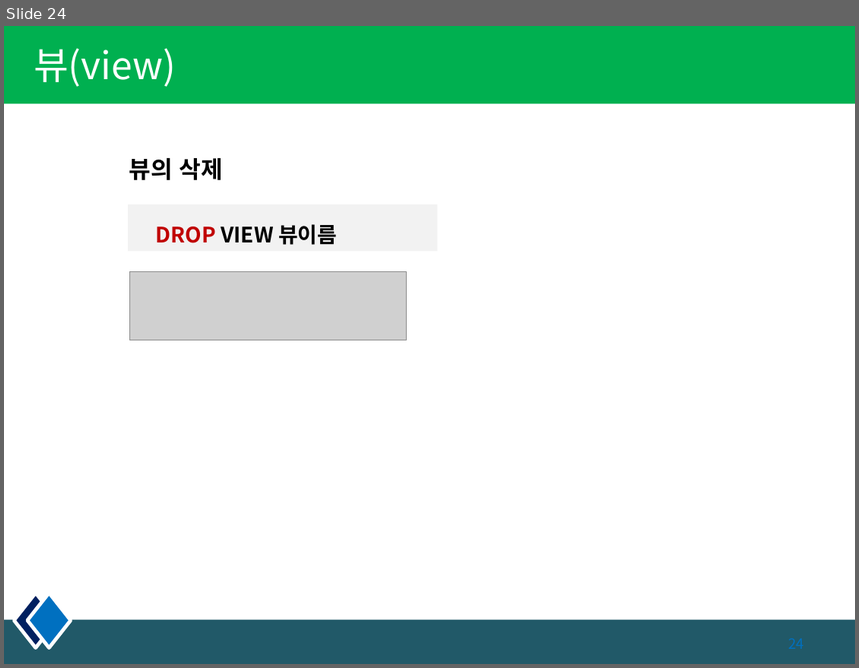
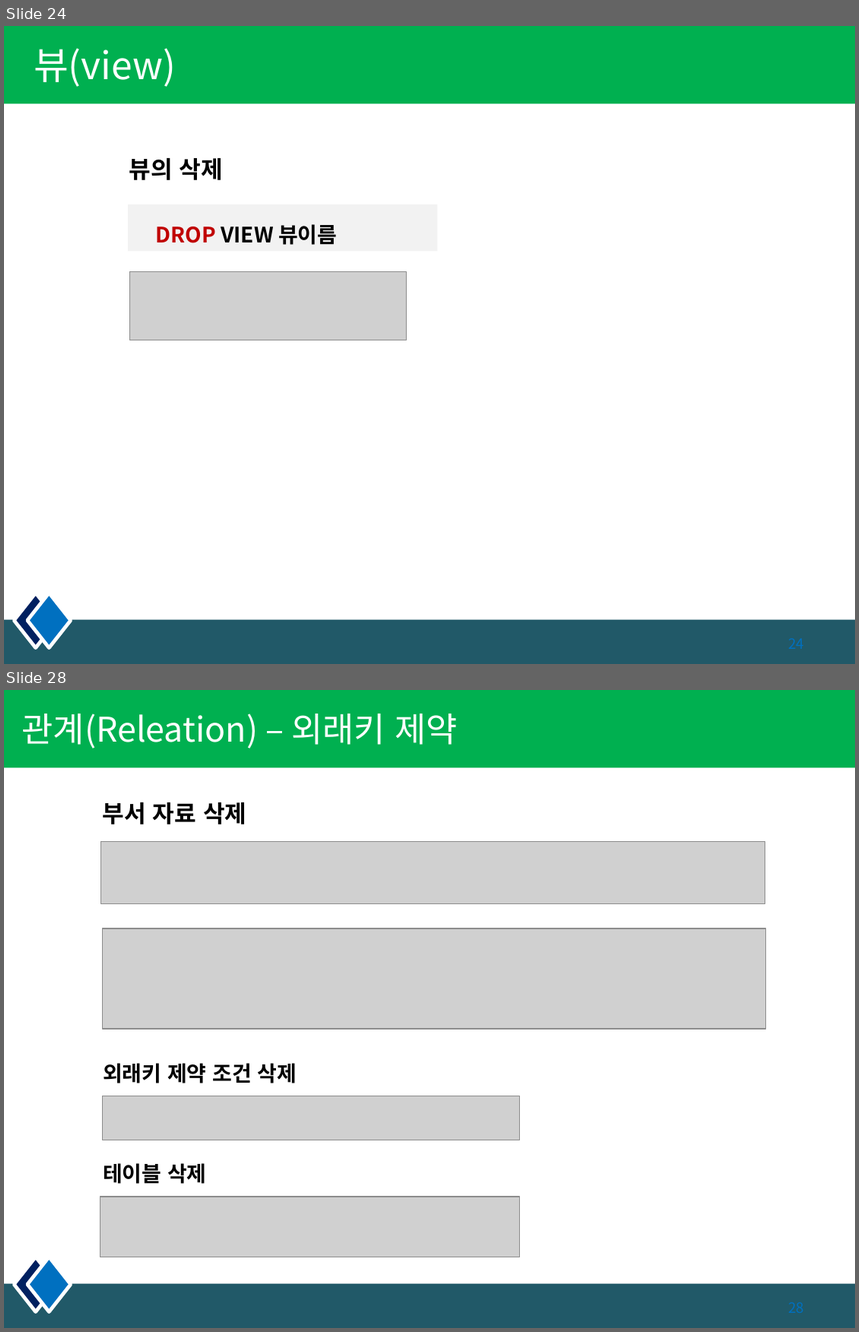
Before and after one commit to kiyongee2/dbworks, a slide deck: DB_PPT/3장. select_join.pptx. Shown one above the other, each under a label of ours: slide 24 before the commit, slides 24 and 28 after it; the slides between them are not shown. The pictures are 859x668 and 859x1332 pixels, drawn with LibreOffice and Linux fonts; fonts in the diff are those of the drawing; grey boxes stand for pictures. Boxes give left, top, right and bottom in pixels: in the first picture for what was removed or moved away, otherwise in the second. Text is boxed around its words. In the diff, an @@ line names an element or a change of style, - is before the commit and + after.

```diff
--- a/DB_PPT/3장. select_join.pptx
+++ b/DB_PPT/3장. select_join.pptx
@@ slide 28 added at bbox=[4, 690, 855, 1328], background #FFFFFF; not listed: 4 template elements that a slide beside it also shows @@
@@ title added at bbox=[22, 714, 457, 749], 28.8 pt, text #FFFFFF @@
+관계(Releation) – 외래키 제약
@@ text added at bbox=[103, 802, 246, 825], 20 pt, text #000000, bold @@
+부서 자료 삭제
@@ picture added at bbox=[101, 841, 765, 904] @@
@@ picture added at bbox=[103, 929, 767, 1029] @@
@@ text added at bbox=[103, 1063, 297, 1084], 18 pt, text #000000, bold @@
+외래키 제약 조건 삭제
@@ picture added at bbox=[103, 1096, 520, 1140] @@
@@ text added at bbox=[103, 1163, 207, 1184], 18 pt, text #000000, bold @@
+테이블 삭제
@@ picture added at bbox=[101, 1196, 520, 1257] @@
```
Also in this commit, not shown: 3 other slides added, 4 other files.
